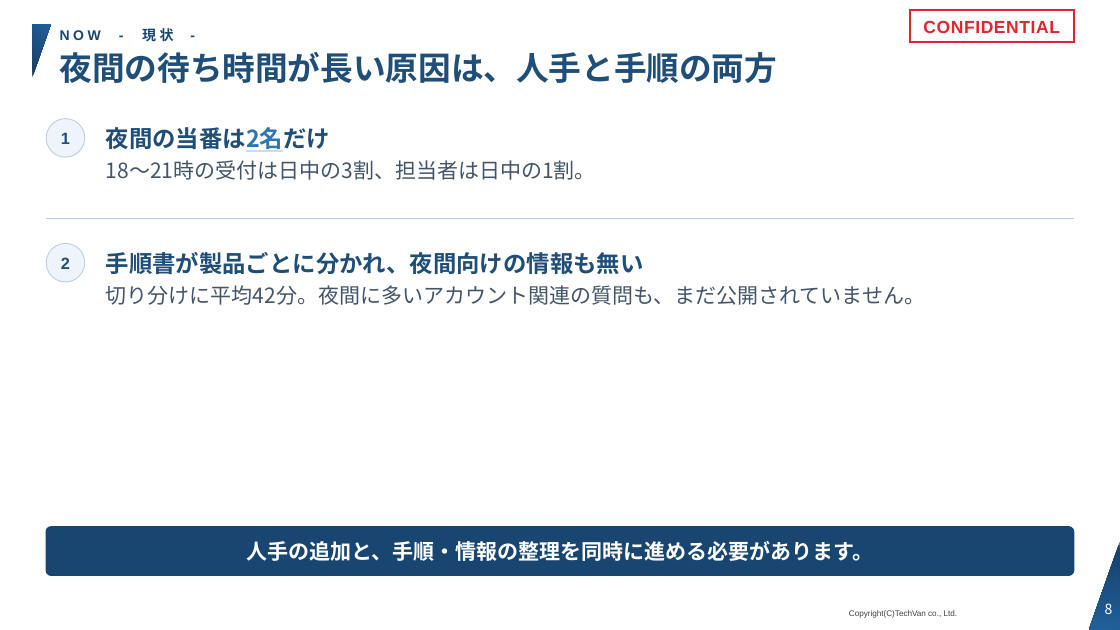
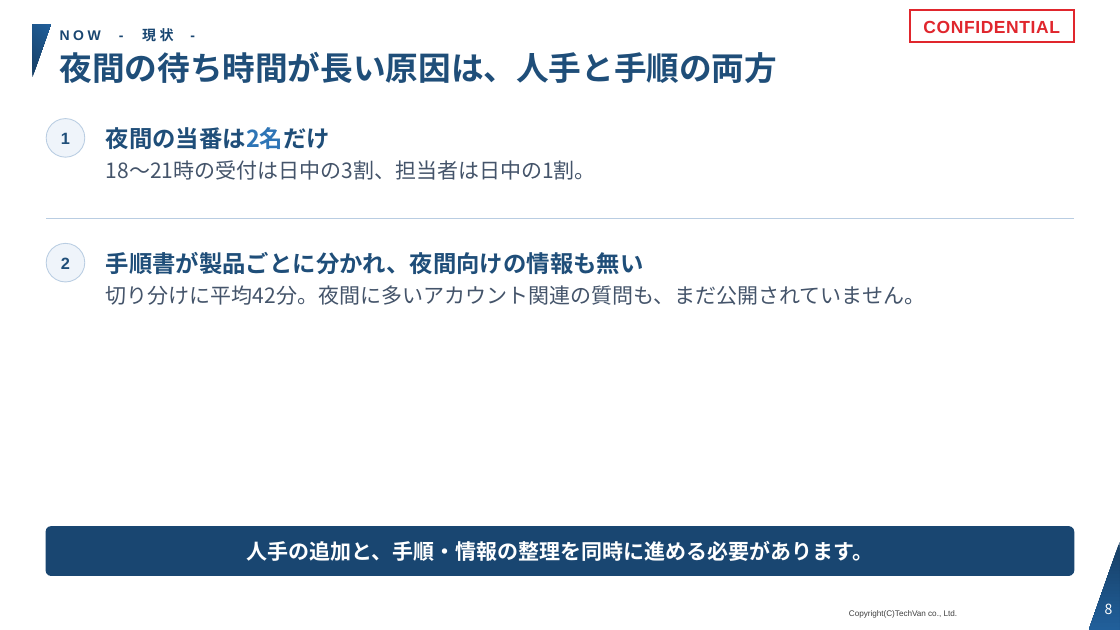
Before and after one commit to Kishi-Satoshi/slide-techvan-dist, a slide deck: slide 8 of plugins/slide-techvan/skills/slide-techvan/examples/catalog-techvan.pptx. Drawn at 1120x630 pixels with LibreOffice and Linux fonts; fonts in the diff are those of the drawing; background and template pictures are left out. Boxes give left, top, right and bottom in pixels: in the first picture for what was removed or moved away, otherwise in the second. Text is boxed around its words. In the diff, an @@ line names an element or a change of style, - is before the commit and + after.

```diff
--- a/plugins/slide-techvan/skills/slide-techvan/examples/catalog-techvan.pptx
+++ b/plugins/slide-techvan/skills/slide-techvan/examples/catalog-techvan.pptx
@@ text "夜間の当番は2名だけ" at (106,127,330,149): underline off in "夜間の当番は2名だけ" @@
```
Also in this commit, not shown: 2 other slides changed, 7 other files.
